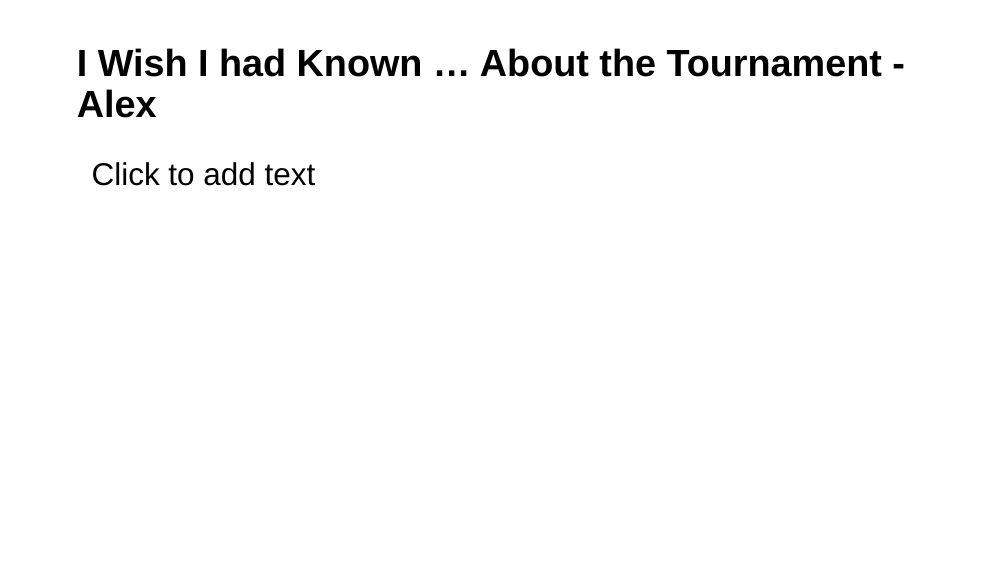
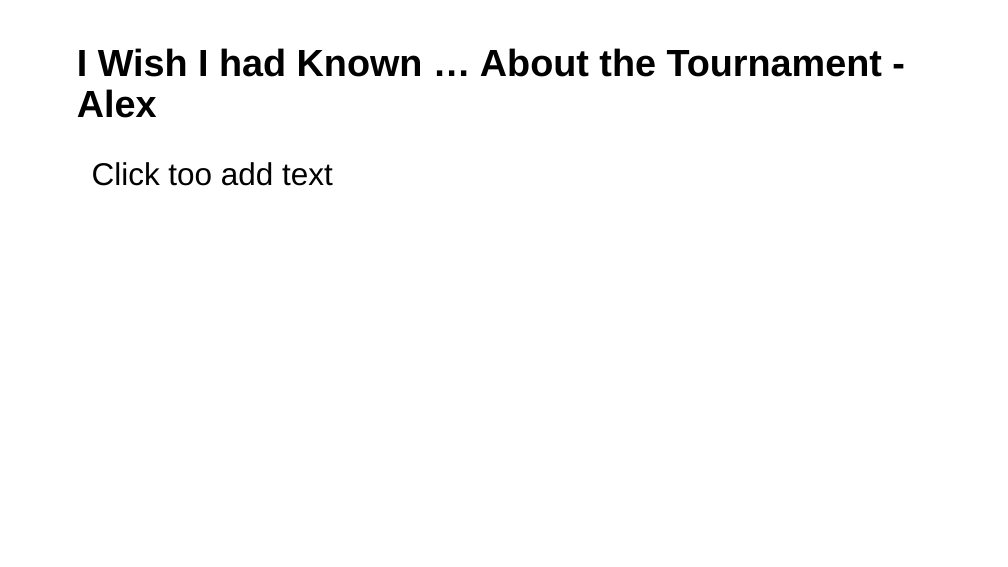
Before and after one commit to FTC7347/2015-Documentation, a slide deck: slide 20 of SeasonRecap.pptx. Drawn at 1008x567 pixels with LibreOffice and Linux fonts; fonts in the diff are those of the drawing. Boxes give left, top, right and bottom in pixels: in the first picture for what was removed or moved away, otherwise in the second. Text is boxed around its words. In the diff, an @@ line names an element or a change of style, - is before the commit and + after.

```diff
--- a/SeasonRecap.pptx
+++ b/SeasonRecap.pptx
@@ text at [92, 162, 333, 186]: text changed @@
-Click to add text
+Click too add text
```
